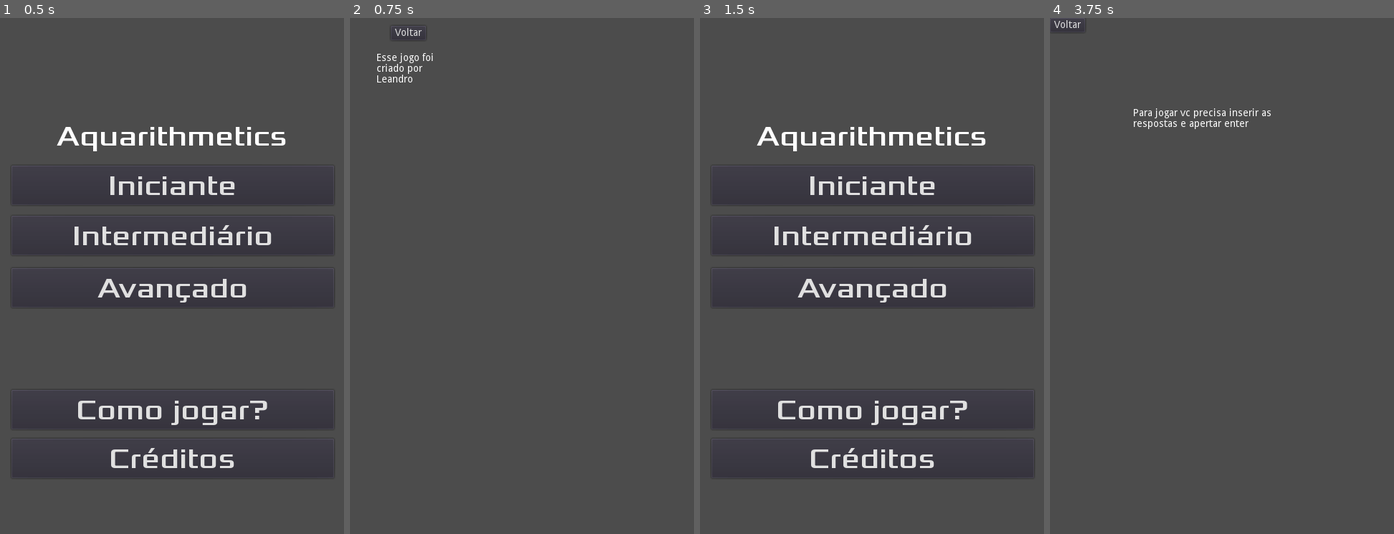
Above: before the commit, frames 1-4 (left to right).
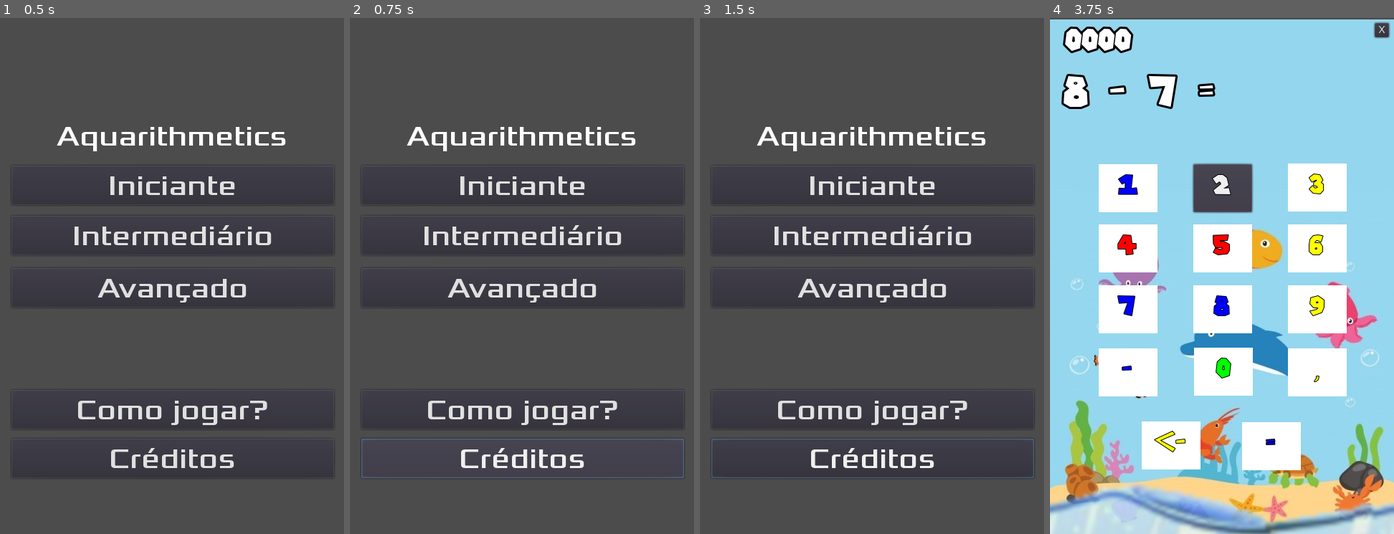
Above: after the commit, the same moments.

Repository: leandroruisjbv/aquarithmetics
Game: Godot game, scene res://cenas/Principal.tscn
Two runs of this game, one before a commit and one after it. Both use one fixed random seed, a clock stepped at 60 frames per second and the inputs below.
Inputs (mouse positions are in pixels of both pictures, inside the frame that each line leads up to):
- Up to frame 1 (0.5 s): no input
- Up to frame 2 (0.75 s): click "Créditos" at 0.5 s
- Up to frame 3 (1.5 s): click (758, 33) at 1.25 s, where only the run before the commit has a clickable "Voltar"
- Up to frame 4 (3.75 s): click "Como jogar?" at 2 s; click (1222, 410) at 2.75 s, where only the run after the commit has a clickable "Como jogar?"; click (1222, 183) at 3.5 s, where only the run after the commit has a clickable "Iniciante"

Frame 1 is identical in both runs. In frame 2, 5.2% of the frame differs, in the area x 3-98%, y 1-90%; in frame 3, 0.3%; in frame 4, 98%, in the area x 0-100%, y 0-100%.
Error after the commit: Attempt to call function 'mostrar_creditos' in base 'null instance' on a null instance. (res://scripts/Principal.gd:98)

Commit message:
Teclado virtual
Considerou-se portar o app para Android, o que tornou necessário o advento de um teclado de toque na tela.

Diff:
--- /dev/null
+++ b/cenas/Creditos.tscn
@@ -0,0 +1,27 @@
+[gd_scene load_steps=2 format=2]
+
+[ext_resource path="res://scripts/Creditos.gd" type="Script" id=1]
+
+[node name="Creditos" type="CanvasLayer"]
+script = ExtResource( 1 )
+
+[node name="RichTextLabel" type="RichTextLabel" parent="."]
+margin_left = 37.0
+margin_top = 49.0
+margin_right = 428.0
+margin_bottom = 586.0
+text = "Esse jogo foi criado por Leandro"
+__meta__ = {
+"_edit_use_anchors_": false
+}
+
+[node name="Button" type="Button" parent="."]
+margin_left = 18.7635
+margin_top = 16.277
+margin_right = 67.7635
+margin_bottom = 36.277
+text = "Voltar"
+__meta__ = {
+"_edit_use_anchors_": false
+}
+[connection signal="pressed" from="Button" to="." method="_on_Button_pressed"]
--- a/cenas/Créditos.tscn
+++ /dev/null
@@ -1,27 +0,0 @@
-[gd_scene load_steps=2 format=2]
-
-[ext_resource path="res://scripts/Creditos.gd" type="Script" id=1]
-
-[node name="Créditos" type="CanvasLayer"]
-script = ExtResource( 1 )
-
-[node name="RichTextLabel" type="RichTextLabel" parent="."]
-margin_left = 37.0
-margin_top = 49.0
-margin_right = 150.0
-margin_bottom = 124.0
-text = "Esse jogo foi criado por Leandro"
-__meta__ = {
-"_edit_use_anchors_": false
-}
-
-[node name="Button" type="Button" parent="."]
-margin_left = 56.5611
-margin_top = 11.2373
-margin_right = 105.561
-margin_bottom = 31.2373
-text = "Voltar"
-__meta__ = {
-"_edit_use_anchors_": false
-}
-[connection signal="pressed" from="Button" to="." method="_on_Button_pressed"]
--- /dev/null
+++ b/cenas/Instrucoes.tscn
@@ -0,0 +1,26 @@
+[gd_scene load_steps=2 format=2]
+
+[ext_resource path="res://scripts/Instrucoes.gd" type="Script" id=1]
+
+[node name="Instrucoes" type="CanvasLayer"]
+script = ExtResource( 1 )
+
+[node name="RichTextLabel" type="RichTextLabel" parent="."]
+margin_left = 5.0
+margin_top = 28.0
+margin_right = 478.0
+margin_bottom = 629.0
+text = "Para jogar vc precisa inserir as respostas e apertar enter"
+__meta__ = {
+"_edit_use_anchors_": false
+}
+
+[node name="Button" type="Button" parent="."]
+margin_top = 4.0
+margin_right = 49.0
+margin_bottom = 24.0
+text = "Voltar"
+__meta__ = {
+"_edit_use_anchors_": false
+}
+[connection signal="pressed" from="Button" to="." method="_on_Button_pressed"]
--- a/cenas/Instruções.tscn
+++ /dev/null
@@ -1,25 +0,0 @@
-[gd_scene load_steps=2 format=2]
-
-[ext_resource path="res://Instrucoes.gd" type="Script" id=1]
-
-[node name="Instruções" type="CanvasLayer"]
-script = ExtResource( 1 )
-
-[node name="RichTextLabel" type="RichTextLabel" parent="."]
-margin_left = 116.0
-margin_top = 126.0
-margin_right = 339.0
-margin_bottom = 336.0
-text = "Para jogar vc precisa inserir as respostas e apertar enter"
-__meta__ = {
-"_edit_use_anchors_": false
-}
-
-[node name="Button" type="Button" parent="."]
-margin_right = 49.0
-margin_bottom = 20.0
-text = "Voltar"
-__meta__ = {
-"_edit_use_anchors_": false
-}
-[connection signal="pressed" from="Button" to="." method="_on_Button_pressed"]
--- a/cenas/Jogador.tscn
+++ b/cenas/Jogador.tscn
@@ -1,15 +1,25 @@
-[gd_scene load_steps=5 format=2]
+[gd_scene load_steps=8 format=2]
 
 [ext_resource path="res://assets/SuperMario256.ttf" type="DynamicFontData" id=1]
 [ext_resource path="res://scripts/Jogador.gd" type="Script" id=2]
-
-[sub_resource type="DynamicFont" id=1]
+[ext_resource path="res://scripts/Teclado.gd" type="Script" id=3]
+
+[sub_resource type="StyleBoxFlat" id=5]
+bg_color = Color( 1, 1, 1, 1 )
+
+[sub_resource type="DynamicFont" id=4]
+size = 36
+outline_size = 1
+outline_color = Color( 0, 0, 0, 1 )
+font_data = ExtResource( 1 )
+
+[sub_resource type="DynamicFont" id=6]
 size = 58
 outline_size = 3
 outline_color = Color( 0, 0, 0, 1 )
 font_data = ExtResource( 1 )
 
-[sub_resource type="DynamicFont" id=2]
+[sub_resource type="DynamicFont" id=7]
 size = 42
 outline_size = 3
 outline_color = Color( 0, 0, 0, 1 )
@@ -18,8 +28,211 @@
 [node name="Jogador" type="Node2D"]
 position = Vector2( 240, 80 )
 script = ExtResource( 2 )
+__meta__ = {
+"_edit_horizontal_guides_": [ 470.576 ],
+"_edit_vertical_guides_": [ 333.096, 283.668 ]
+}
 
 [node name="CanvasLayer" type="CanvasLayer" parent="."]
+
+[node name="Teclado" type="CanvasLayer" parent="CanvasLayer"]
+script = ExtResource( 3 )
+
+[node name="Button1" type="Button" parent="CanvasLayer/Teclado" groups=[
+"Teclado",
+]]
+margin_left = 67.727
+margin_top = 203.564
+margin_right = 149.727
+margin_bottom = 270.564
+custom_styles/normal = SubResource( 5 )
+custom_fonts/font = SubResource( 4 )
+text = "1"
+__meta__ = {
+"_edit_use_anchors_": false
+}
+
+[node name="Button2" type="Button" parent="CanvasLayer/Teclado" groups=[
+"Teclado",
+]]
+margin_left = 200.417
+margin_top = 203.782
+margin_right = 282.417
+margin_bottom = 270.782
+custom_styles/normal = SubResource( 5 )
+custom_fonts/font = SubResource( 4 )
+text = "2"
+__meta__ = {
+"_edit_use_anchors_": false
+}
+
+[node name="Button3" type="Button" parent="CanvasLayer/Teclado" groups=[
+"Teclado",
+]]
+margin_left = 332.452
+margin_top = 203.0
+margin_right = 414.452
+margin_bottom = 270.0
+custom_styles/normal = SubResource( 5 )
+custom_fonts/font = SubResource( 4 )
+text = "3"
+__meta__ = {
+"_edit_use_anchors_": false
+}
+
+[node name="Button4" type="Button" parent="CanvasLayer/Teclado" groups=[
+"Teclado",
+]]
+margin_left = 67.5087
+margin_top = 288.09
+margin_right = 149.509
+margin_bottom = 355.09
+custom_styles/normal = SubResource( 5 )
+custom_fonts/font = SubResource( 4 )
+text = "4"
+__meta__ = {
+"_edit_use_anchors_": false
+}
+
+[node name="Button5" type="Button" parent="CanvasLayer/Teclado" groups=[
+"Teclado",
+]]
+margin_left = 200.417
+margin_top = 287.526
+margin_right = 282.417
+margin_bottom = 354.526
+custom_styles/normal = SubResource( 5 )
+custom_fonts/font = SubResource( 4 )
+text = "5"
+__meta__ = {
+"_edit_use_anchors_": false
+}
+
+[node name="Button6" type="Button" parent="CanvasLayer/Teclado" groups=[
+"Teclado",
+]]
+margin_left = 331.579
+margin_top = 287.653
+margin_right = 413.579
+margin_bottom = 354.653
+custom_styles/normal = SubResource( 5 )
+custom_fonts/font = SubResource( 4 )
+text = "6"
+__meta__ = {
+"_edit_use_anchors_": false
+}
+
+[node name="Button7" type="Button" parent="CanvasLayer/Teclado" groups=[
+"Teclado",
+]]
+margin_left = 67.999
+margin_top = 373.089
+margin_right = 149.999
+margin_bottom = 440.089
+custom_styles/normal = SubResource( 5 )
+custom_fonts/font = SubResource( 4 )
+text = "7"
+__meta__ = {
+"_edit_use_anchors_": false
+}
+
+[node name="Button8" type="Button" parent="CanvasLayer/Teclado" groups=[
+"Teclado",
+]]
+margin_left = 200.326
+margin_top = 373.307
+margin_right = 282.326
+margin_bottom = 440.307
+custom_styles/normal = SubResource( 5 )
+custom_fonts/font = SubResource( 4 )
+text = "8"
+__meta__ = {
+"_edit_use_anchors_": false
+}
+
+[node name="Button9" type="Button" parent="CanvasLayer/Teclado" groups=[
+"Teclado",
+]]
+margin_left = 331.797
+margin_top = 372.871
+margin_right = 413.797
+margin_bottom = 439.871
+custom_styles/normal = SubResource( 5 )
+custom_fonts/font = SubResource( 4 )
+text = "9"
+__meta__ = {
+"_edit_use_anchors_": false
+}
+
+[node name="Button0" type="Button" parent="CanvasLayer/Teclado" groups=[
+"Teclado",
+]]
+margin_left = 200.889
+margin_top = 459.869
+margin_right = 282.889
+margin_bottom = 526.869
+custom_styles/normal = SubResource( 5 )
+custom_fonts/font = SubResource( 4 )
+text = "0"
+__meta__ = {
+"_edit_use_anchors_": false
+}
+
+[node name="ButtonMinus" type="Button" parent="CanvasLayer/Teclado" groups=[
+"Teclado",
+]]
+margin_left = 68.4177
+margin_top = 460.997
+margin_right = 150.418
+margin_bottom = 527.997
+custom_styles/normal = SubResource( 5 )
+custom_fonts/font = SubResource( 4 )
+text = "-"
+__meta__ = {
+"_edit_use_anchors_": false
+}
+
+[node name="ButtonDot" type="Button" parent="CanvasLayer/Teclado" groups=[
+"Teclado",
+]]
+margin_left = 331.579
+margin_top = 460.869
+margin_right = 413.579
+margin_bottom = 527.869
+custom_styles/normal = SubResource( 5 )
+custom_fonts/font = SubResource( 4 )
+text = ","
+__meta__ = {
+"_edit_use_anchors_": false
+}
+
+[node name="ButtonClear" type="Button" parent="CanvasLayer/Teclado" groups=[
+"Teclado",
+]]
+margin_left = 128.198
+margin_top = 562.985
+margin_right = 210.198
+margin_bottom = 629.985
+custom_styles/normal = SubResource( 5 )
+custom_fonts/font = SubResource( 4 )
+text = "<-"
+__meta__ = {
+"_edit_use_anchors_": false
+}
+
+[node name="ButtonSubmit" type="Button" parent="CanvasLayer/Teclado" groups=[
+"Teclado",
+]]
+margin_left = 267.58
+margin_top = 563.793
+margin_right = 349.58
+margin_bottom = 630.793
+custom_styles/normal = SubResource( 5 )
+custom_fonts/font = SubResource( 4 )
+text = "="
+__meta__ = {
+"_edit_use_anchors_": false
+}
 
 [node name="Label" type="Label" parent="CanvasLayer"]
 anchor_left = 0.5
@@ -39,8 +252,22 @@
 margin_top = 14.1421
 margin_right = 61.2132
 margin_bottom = 30.1421
-custom_fonts/font = SubResource( 2 )
+custom_fonts/font = SubResource( 7 )
 text = "0000"
 __meta__ = {
 "_edit_use_anchors_": false
 }
+[connection signal="pressed" from="CanvasLayer/Teclado/Button1" to="." method="_on_Button1_pressed"]
+[connection signal="pressed" from="CanvasLayer/Teclado/Button2" to="." method="_on_Button2_pressed"]
+[connection signal="pressed" from="CanvasLayer/Teclado/Button3" to="." method="_on_Button3_pressed"]
+[connection signal="pressed" from="CanvasLayer/Teclado/Button4" to="." method="_on_Button4_pressed"]
+[connection signal="pressed" from="CanvasLayer/Teclado/Button5" to="." method="_on_Button5_pressed"]
+[connection signal="pressed" from="CanvasLayer/Teclado/Button6" to="." method="_on_Button6_pressed"]
+[connection signal="pressed" from="CanvasLayer/Teclado/Button7" to="." method="_on_Button7_pressed"]
+[connection signal="pressed" from="CanvasLayer/Teclado/Button8" to="." method="_on_Button8_pressed"]
+[connection signal="pressed" from="CanvasLayer/Teclado/Button9" to="." method="_on_Button9_pressed"]
+[connection signal="pressed" from="CanvasLayer/Teclado/Button0" to="." method="_on_Button0_pressed"]
+[connection signal="pressed" from="CanvasLayer/Teclado/ButtonMinus" to="." method="_on_ButtonMinus_pressed"]
+[connection signal="pressed" from="CanvasLayer/Teclado/ButtonDot" to="." method="_on_ButtonDot_pressed"]
+[connection signal="pressed" from="CanvasLayer/Teclado/ButtonClear" to="." method="_on_ButtonClear_pressed"]
+[connection signal="pressed" from="CanvasLayer/Teclado/ButtonSubmit" to="." method="_on_ButtonSubmit_pressed"]
--- a/cenas/Principal.tscn
+++ b/cenas/Principal.tscn
@@ -1,11 +1,11 @@
 [gd_scene load_steps=7 format=2]
 
-[ext_resource path="res://cenas/Água.tscn" type="PackedScene" id=1]
+[ext_resource path="res://cenas/Agua.tscn" type="PackedScene" id=1]
 [ext_resource path="res://cenas/Jogador.tscn" type="PackedScene" id=2]
 [ext_resource path="res://scripts/Principal.gd" type="Script" id=3]
 [ext_resource path="res://cenas/HUD.tscn" type="PackedScene" id=4]
-[ext_resource path="res://cenas/Instruções.tscn" type="PackedScene" id=5]
-[ext_resource path="res://cenas/Créditos.tscn" type="PackedScene" id=6]
+[ext_resource path="res://cenas/Instrucoes.tscn" type="PackedScene" id=5]
+[ext_resource path="res://cenas/Creditos.tscn" type="PackedScene" id=6]
 
 [node name="Principal" type="Area2D"]
 script = ExtResource( 3 )
@@ -21,9 +21,9 @@
 wait_time = 2.0
 one_shot = true
 
-[node name="Créditos" parent="." instance=ExtResource( 6 )]
+[node name="Creditos" parent="." instance=ExtResource( 6 )]
 
-[node name="Instruções" parent="." instance=ExtResource( 5 )]
+[node name="Instrucoes" parent="." instance=ExtResource( 5 )]
 [connection signal="about" from="HUD" to="." method="_on_HUD_about"]
 [connection signal="instructions" from="HUD" to="." method="_on_HUD_instructions"]
 [connection signal="quit_game" from="HUD" to="." method="_on_HUD_quit_game"]
@@ -35,5 +35,5 @@
 [connection signal="certo" from="Agua" to="." method="_on_Agua_certo"]
 [connection signal="errado" from="Agua" to="." method="_on_Agua_errado"]
 [connection signal="game_over" from="Agua" to="." method="game_over"]
-[connection signal="voltar" from="Créditos" to="." method="_on_Crditos_voltar"]
-[connection signal="voltar" from="Instruções" to="." method="_on_Instrues_voltar"]
+[connection signal="voltar" from="Creditos" to="." method="_on_Crditos_voltar"]
+[connection signal="voltar" from="Instrucoes" to="." method="_on_Instrues_voltar"]
--- a/project.godot
+++ b/project.godot
@@ -23,6 +23,7 @@
 
 window/size/width=480
 window/size/height=720
+window/handheld/orientation="portrait"
 window/stretch/mode="2d"
 window/stretch/aspect="keep"
 
--- a/scripts/Jogador.gd
+++ b/scripts/Jogador.gd
@@ -34,6 +34,7 @@
 		elif Input.is_key_pressed(KEY_KP_0) or Input.is_key_pressed(KEY_0) :
 			if resposta != '0':
 				atualiza_display('0')  # Para não mostrar um 0 à esquerde de outro 0
+
 
 		elif Input.is_key_pressed(KEY_1) or Input.is_key_pressed(KEY_KP_1):
 			atualiza_display('1')
@@ -177,12 +178,14 @@
 	$CanvasLayer/Label.show()
 	$CanvasLayer/Placar.text = "0000"
 	$CanvasLayer/Placar.show()
+	$CanvasLayer/Teclado.mostar_teclado()
 	show()
 
 func stop() :
 	not_stoped = false
 	# placar = 0
 	# gera_questao()
+	$CanvasLayer/Teclado.esconder_teclado()
 	$CanvasLayer/Label.hide()
 	$CanvasLayer/Placar.hide()
 	hide()
@@ -203,3 +206,59 @@
 	gera_questao()
 	ponto = 0
 	pass
+
+
+func _on_Button1_pressed():
+		atualiza_display('1')
+
+func _on_Button2_pressed():
+	atualiza_display('2')
+	pass # Replace with function body.
+
+func _on_Button3_pressed():
+	atualiza_display('3')
+	pass # Replace with function body.
+
+func _on_Button4_pressed():
+	atualiza_display('4')
+	pass # Replace with function body.
+
+func _on_Button5_pressed():
+	atualiza_display('5')
+	pass # Replace with function body.
+
+func _on_Button6_pressed():
+	atualiza_display('6')
+	pass # Replace with function body.
+
+func _on_Button7_pressed():
+	atualiza_display('7')
+	pass # Replace with function body.
+
+func _on_Button8_pressed():
+	atualiza_display('8')
+	pass # Replace with function body.
+
+func _on_Button9_pressed():
+	atualiza_display('9')
+	pass # Replace with function body.
+
+func _on_Button0_pressed():
+	if resposta != '0':
+		atualiza_display('0')  # Para não mostrar um 0 à esquerde de outro 0
+
+
+func _on_ButtonMinus_pressed():
+	if (resposta == '' or resposta.length() == 0):
+		atualiza_display('-')
+
+func _on_ButtonDot_pressed():
+	insere_ponto()
+
+func _on_ButtonClear_pressed():
+	resposta = ""
+	atualiza_display(question)
+	ponto = 0
+
+func _on_ButtonSubmit_pressed():
+	if resposta : testa_resultado()
--- /dev/null
+++ b/scripts/Teclado.gd
@@ -0,0 +1,20 @@
+extends CanvasLayer
+
+var cor = [Color.red, Color.green, Color.blue, Color.yellow]
+var rng = RandomNumberGenerator.new()
+var rand
+
+func _ready():
+	for _debugNode in get_tree().get_nodes_in_group("Teclado"):
+		_debugNode.hide()
+
+func mostar_teclado():
+	for _debugNode in get_tree().get_nodes_in_group("Teclado"):
+		_debugNode.show()
+		rng.randomize()
+		var rand = rng.randi_range(0, 3)
+		_debugNode.add_color_override("font_color", cor[rand])
+
+func esconder_teclado():
+	for _debugNode in get_tree().get_nodes_in_group("Teclado"):
+		_debugNode.hide()
Renamed: cenas/Água.tscn -> cenas/Agua.tscn
Not shown: 1 places in cenas/Jogador.tscn that only renumber resources
Renamed: Instrucoes.gd -> scripts/Instrucoes.gd
Not shown, added: dist/Aquarithmetics v3.apk
Not shown, added: dist/Aquarithmetics v3.exe
Not shown, added: dist/Aquarithmetics v3.pck
Not shown, added: dist/dist.zip
